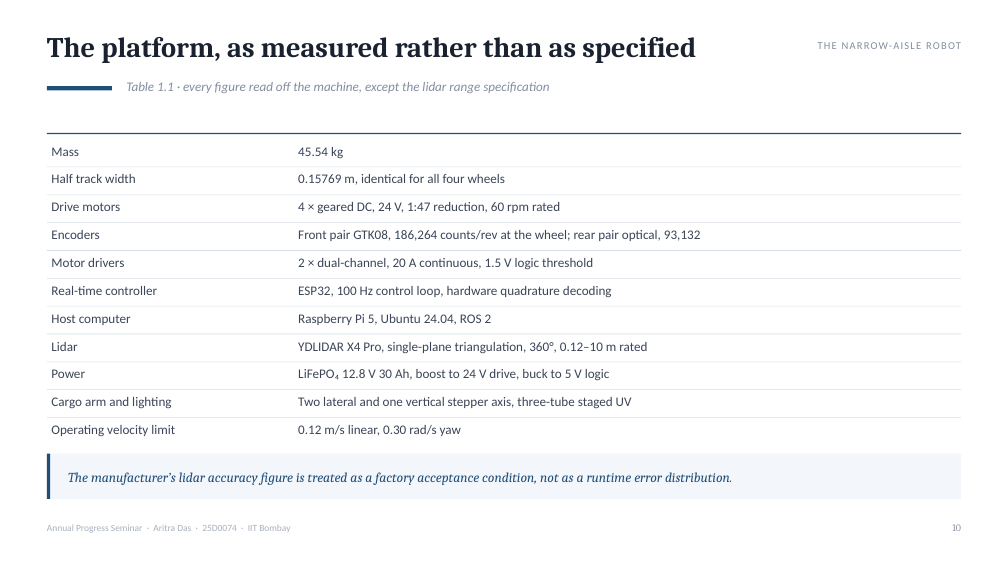
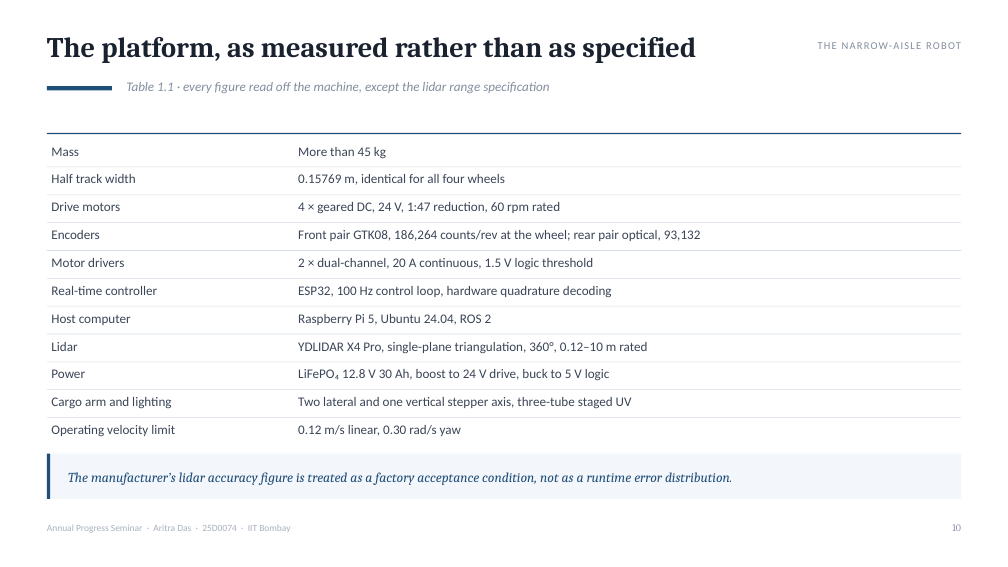
Before and after one commit to AritraD11/NarrowAisleBot, a slide deck: slide 10 of docs/aps_report/seminar_final/NarrowAisleBot_APS_Seminar.pptx. Drawn at 1008x567 pixels with LibreOffice and Linux fonts; fonts in the diff are those of the drawing. Boxes give left, top, right and bottom in pixels: in the first picture for what was removed or moved away, otherwise in the second. Text is boxed around its words. In the diff, an @@ line names an element or a change of style, - is before the commit and + after.

```diff
--- a/docs/aps_report/seminar_final/NarrowAisleBot_APS_Seminar.pptx
+++ b/docs/aps_report/seminar_final/NarrowAisleBot_APS_Seminar.pptx
@@ text at [298,147,386,159]: text changed @@
-45.54 kg
+More than 45 kg
```
Also in this commit, not shown: 1 other slide changed, 1 other file.
